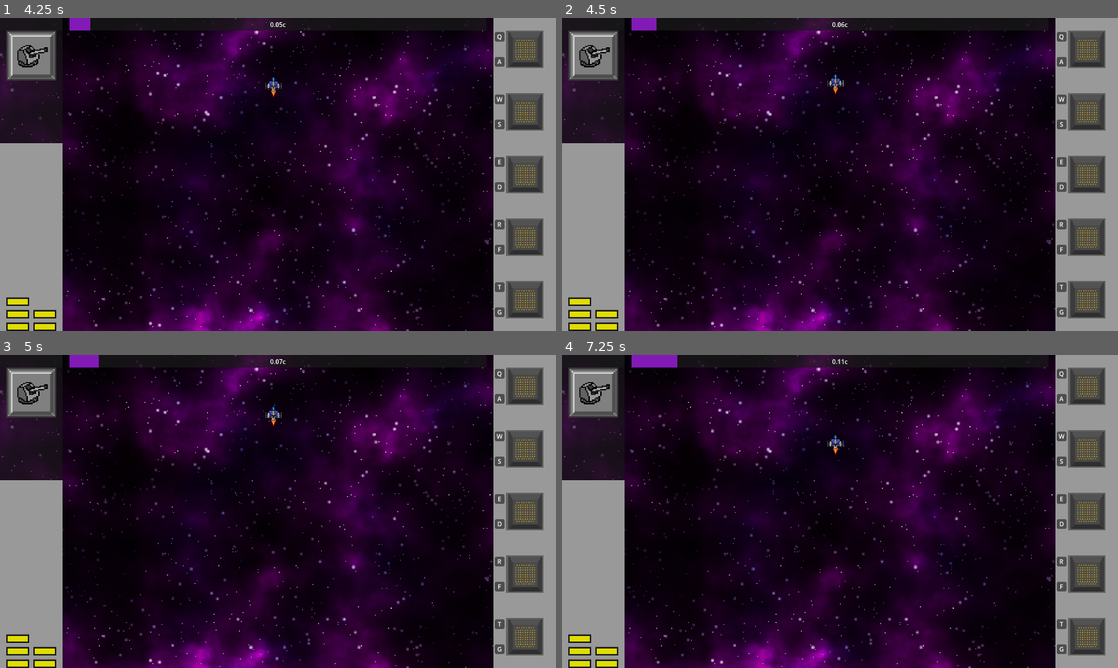
Above: before the commit, frames 1-4 (two rows, left to right).
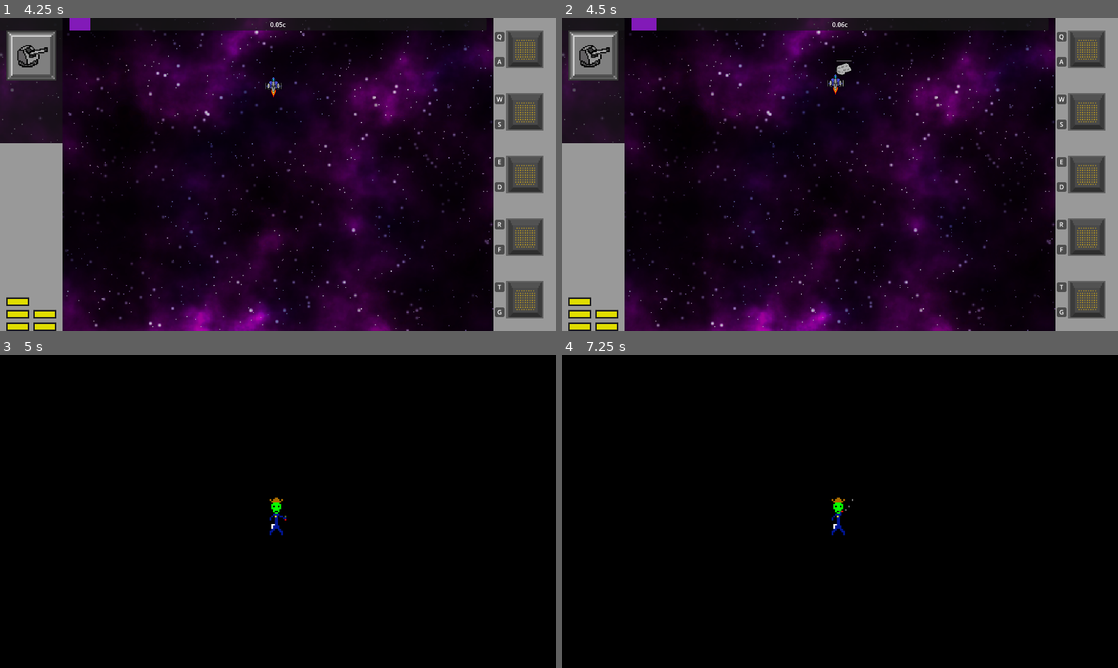
Above: after the commit, the same moments.

Repository: DigitsCodeCompendium/game.MJ198
Game: Godot game, scene res://scenes/title_screen/title_screen.tscn
Same seed, same stepped clock (60 frames per second), same inputs: the game is played once before the commit and once after it. The engine's default icon, where the game draws it, is replaced by a stand-in: a white triangle on a blue panel in a dark square.
Inputs (mouse positions are in pixels of both pictures, inside the frame that each line leads up to):
- Up to frame 1 (4.25 s): click "Start Game" at 0.5 s; click "Start Game" at 1.25 s; click (500, 36) at 2.02 s; click (500, 61) at 2.77 s; click (500, 36) at 3.52 s
- Up to frame 2 (4.5 s): click (1062, 61) at 4.27 s
- Up to frame 3 (5 s): no input
- Up to frame 4 (7.25 s): click (1062, 373) at 5.02 s; click (1062, 398) at 5.77 s; tap Enter at 6.5 s; move the mouse to (962, 495) at 6.52 s; press the mouse at (962, 495) at 6.53 s

Frame 1 is identical in both runs. In frame 2, less than 0.1% of the frame differs, in the area x 49-53%, y 13-19%; in frame 3, 59%; in frame 4, 59%, in the area x 0-100%, y 0-100%.
Error in both runs: Invalid access to property or key 'volume_music' on a base object of type 'Dictionary'. (res://scenes/player_options.gd:22)

Commit message:
death anims, updated drop table, speed module included now

Diff:
--- a/resources/enemy_spawn/asteroid_spawn.tres
+++ b/resources/enemy_spawn/asteroid_spawn.tres
@@ -20,9 +20,15 @@
 _data = [Vector2(0, 1), 0.0, 1.0, 0, 1, Vector2(1, 2), 1.0, 0.0, 1, 0]
 point_count = 2
 
+[sub_resource type="Curve" id="Curve_a3bpv"]
+_limits = [100.0, 200.0, 0.0, 3.0]
+_data = [Vector2(0, 100), 0.0, 0.0, 0, 0, Vector2(3, 200), 0.0, 0.0, 0, 0]
+point_count = 2
+
 [resource]
 script = ExtResource("2_5t86p")
 asteroid_scenes = Array[PackedScene]([ExtResource("1_366da"), ExtResource("2_ryrru"), ExtResource("3_a3bpv"), ExtResource("4_t8ix5"), ExtResource("5_x6h57"), ExtResource("6_0xrre"), ExtResource("7_3ljpl"), ExtResource("8_ollxh")])
+vertical_speed_curve = SubResource("Curve_a3bpv")
 min_scale_curve = SubResource("Curve_ryrru")
 max_scale_curve = SubResource("Curve_366da")
 metadata/_custom_type_script = "uid://b4rcup02wd1hy"
--- a/resources/pickups/asteroid_drop_table.tres
+++ b/resources/pickups/asteroid_drop_table.tres
@@ -19,6 +19,7 @@
 [ext_resource type="Resource" uid="uid://eiagn6iioe67" path="res://resources/modules/projectiles_module.tres" id="17_yq24y"]
 [ext_resource type="Resource" uid="uid://c0i3lu7iqnbw8" path="res://resources/modules/peircing_module_1.tres" id="18_oboha"]
 [ext_resource type="Resource" uid="uid://bm2m052eus4an" path="res://resources/weapons/player/player_laser.tres" id="19_o0bre"]
+[ext_resource type="Resource" uid="uid://v85pwhlifr3v" path="res://resources/modules/velocity_module_1.tres" id="20_q55ky"]
 
 [sub_resource type="Resource" id="Resource_ftebs"]
 script = ExtResource("5_fhf8e")
@@ -90,23 +91,29 @@
 weapon = ExtResource("19_o0bre")
 metadata/_custom_type_script = "uid://dh634rqw5sh5y"
 
+[sub_resource type="Resource" id="Resource_yq24y"]
+script = ExtResource("5_fhf8e")
+module = ExtResource("20_q55ky")
+metadata/_custom_type_script = "uid://cc7vsq5nveskd"
+
 [resource]
 script = ExtResource("2_bsrxx")
 weights = Dictionary[ExtResource("1_qrb3g"), float]({
 null: 40.0,
-ExtResource("3_2ehe6"): 20.0,
+SubResource("Resource_yq24y"): 20.0,
+SubResource("Resource_q55ky"): 20.0,
+SubResource("Resource_0dqbr"): 20.0,
+SubResource("Resource_f0qb2"): 20.0,
+SubResource("Resource_xub0e"): 20.0,
+SubResource("Resource_d08jt"): 20.0,
+SubResource("Resource_mjbwv"): 20.0,
+SubResource("Resource_iwep5"): 20.0,
+SubResource("Resource_hj3tc"): 20.0,
+SubResource("Resource_0lytd"): 20.0,
+SubResource("Resource_e8rf3"): 20.0,
+SubResource("Resource_q852r"): 20.0,
+SubResource("Resource_fhf8e"): 20.0,
+SubResource("Resource_6ulkq"): 20.0,
 SubResource("Resource_ftebs"): 20.0,
-SubResource("Resource_6ulkq"): 20.0,
-SubResource("Resource_fhf8e"): 20.0,
-SubResource("Resource_q852r"): 20.0,
-SubResource("Resource_e8rf3"): 20.0,
-SubResource("Resource_0lytd"): 20.0,
-SubResource("Resource_hj3tc"): 20.0,
-SubResource("Resource_iwep5"): 20.0,
-SubResource("Resource_mjbwv"): 20.0,
-SubResource("Resource_d08jt"): 20.0,
-SubResource("Resource_xub0e"): 20.0,
-SubResource("Resource_f0qb2"): 20.0,
-SubResource("Resource_0dqbr"): 20.0,
-SubResource("Resource_q55ky"): 20.0
+ExtResource("3_2ehe6"): 40.0
 })
--- a/scenes/enemies/cops/cop_cruiser/cop_cruiser.tscn
+++ b/scenes/enemies/cops/cop_cruiser/cop_cruiser.tscn
@@ -1,11 +1,13 @@
-[gd_scene load_steps=20 format=3 uid="uid://ovol6tu8w0mo"]
+[gd_scene load_steps=22 format=3 uid="uid://ovol6tu8w0mo"]
 
 [ext_resource type="Script" uid="uid://c7vmww7k1dblt" path="res://scenes/enemies/enemy_collision_area.gd" id="1_tp4mi"]
 [ext_resource type="Texture2D" uid="uid://b5rcmhasdurgk" path="res://assets/enemies/deathcruiserSprite-0030.png" id="2_f6c20"]
 [ext_resource type="Texture2D" uid="uid://btvfqj8lk25on" path="res://assets/enemies/Cop_Cruiser.png" id="2_ph437"]
 [ext_resource type="Script" uid="uid://c10pk6udhh4av" path="res://scenes/enemies/enemy_health.gd" id="3_f6c20"]
+[ext_resource type="Script" uid="uid://dasya1uaepfuu" path="res://scenes/systems/enemies/pickup_drop_source.gd" id="4_expjq"]
 [ext_resource type="PackedScene" uid="uid://bt83ghg2tyrgw" path="res://scenes/systems/weapons/weapon_system.tscn" id="5_expjq"]
 [ext_resource type="Script" uid="uid://dpx0buqvsgrne" path="res://scenes/systems/enemies/health_death.gd" id="5_f6c20"]
+[ext_resource type="Resource" uid="uid://f6x6m4dqec2" path="res://resources/pickups/asteroid_drop_table.tres" id="5_yhwmg"]
 [ext_resource type="AudioStream" uid="uid://c81xn3o73s1cs" path="res://assets/sound_effects/enemy hit.mp3" id="6_f6c20"]
 [ext_resource type="Resource" uid="uid://xvmoqltyqyy8" path="res://resources/weapons/enemy/cop/cop_cruiser_cannon.tres" id="8_f6c20"]
 [ext_resource type="Script" uid="uid://c3niecotneg53" path="res://scenes/systems/enemies/ai/shoot_at_player_ai.gd" id="9_f6c20"]
@@ -106,6 +108,8 @@
 polygon = PackedVector2Array(0, -58, 2, -57, 6, -49, 13, -15, 17, -5, 15, 3, 16, 30, 29, 44, 27, 62, -27, 62, -29, 45, -16, 30, -16, 4, -17, -4, -12, -16, -6, -49, -2, -57)
 
 [node name="PickupDropSource" type="Node2D" parent="."]
+script = ExtResource("4_expjq")
+drop_table = ExtResource("5_yhwmg")
 
 [node name="Health" type="Node" parent="." node_paths=PackedStringArray("health_bar")]
 script = ExtResource("3_f6c20")
--- a/scenes/enemies/cops/cop_fighter/cop_fighter.tscn
+++ b/scenes/enemies/cops/cop_fighter/cop_fighter.tscn
@@ -7,6 +7,8 @@
 [ext_resource type="Script" uid="uid://c10pk6udhh4av" path="res://scenes/enemies/enemy_health.gd" id="2_wdn6e"]
 [ext_resource type="Resource" uid="uid://bc11d30co7hp2" path="res://resources/weapons/enemy/cop/cop_fighter_laser.tres" id="3_wdn6e"]
 [ext_resource type="Script" uid="uid://ba7c7pypi756b" path="res://scenes/systems/enemies/ai/hit_run_ai.gd" id="4_cdl2y"]
+[ext_resource type="Script" uid="uid://dasya1uaepfuu" path="res://scenes/systems/enemies/pickup_drop_source.gd" id="4_jp41b"]
+[ext_resource type="Resource" uid="uid://f6x6m4dqec2" path="res://resources/pickups/asteroid_drop_table.tres" id="5_5pkkn"]
 [ext_resource type="Script" uid="uid://dpx0buqvsgrne" path="res://scenes/systems/enemies/health_death.gd" id="5_erfpo"]
 [ext_resource type="AudioStream" uid="uid://c81xn3o73s1cs" path="res://assets/sound_effects/enemy hit.mp3" id="7_erfpo"]
 
@@ -100,10 +102,13 @@
 autoplay = "default"
 
 [node name="PickupDropSource" type="Node2D" parent="."]
+script = ExtResource("4_jp41b")
+drop_table = ExtResource("5_5pkkn")
 
 [node name="Health" type="Node" parent="." node_paths=PackedStringArray("health_bar")]
 script = ExtResource("2_wdn6e")
 health_bar = NodePath("../HealthBar")
+max_health = 20.0
 
 [node name="HealthDeath" type="Node" parent="." node_paths=PackedStringArray("health", "animated_sprite")]
 script = ExtResource("5_erfpo")
--- a/scenes/enemies/cops/cop_frigate/cop_frigate.tscn
+++ b/scenes/enemies/cops/cop_frigate/cop_frigate.tscn
@@ -1,18 +1,29 @@
-[gd_scene load_steps=16 format=3 uid="uid://b0a184ge5c42w"]
+[gd_scene load_steps=21 format=3 uid="uid://b0a184ge5c42w"]
 
 [ext_resource type="Script" uid="uid://c7vmww7k1dblt" path="res://scenes/enemies/enemy_collision_area.gd" id="1_8garn"]
+[ext_resource type="Texture2D" uid="uid://cki8wxwsf1pv3" path="res://assets/enemies/death animations/FrigateDeath.png" id="2_tuuf2"]
 [ext_resource type="Texture2D" uid="uid://na61ghi50c0a" path="res://assets/enemies/cop_frigate.png" id="2_xyteu"]
+[ext_resource type="Script" uid="uid://dasya1uaepfuu" path="res://scenes/systems/enemies/pickup_drop_source.gd" id="4_54hoa"]
 [ext_resource type="Script" uid="uid://c10pk6udhh4av" path="res://scenes/enemies/enemy_health.gd" id="4_vwxvl"]
 [ext_resource type="AudioStream" uid="uid://c81xn3o73s1cs" path="res://assets/sound_effects/enemy hit.mp3" id="5_8garn"]
 [ext_resource type="Script" uid="uid://dpx0buqvsgrne" path="res://scenes/systems/enemies/health_death.gd" id="5_54hoa"]
+[ext_resource type="Resource" uid="uid://f6x6m4dqec2" path="res://resources/pickups/asteroid_drop_table.tres" id="5_x6sqs"]
 [ext_resource type="PackedScene" uid="uid://bt83ghg2tyrgw" path="res://scenes/systems/weapons/weapon_system.tscn" id="7_acj8j"]
 [ext_resource type="Resource" uid="uid://dmketgbl0purl" path="res://resources/weapons/enemy/cop/cop_frigate_cannon.tres" id="7_xyteu"]
 [ext_resource type="Resource" uid="uid://c6u3qlpg1gsqu" path="res://resources/weapons/enemy/cop/cop_frigate_strafe_cannon.tres" id="8_8garn"]
 [ext_resource type="Script" uid="uid://b6af6jnnlxjh4" path="res://scenes/systems/enemies/ai/cop_frigate_ai.gd" id="8_xyteu"]
 
-[sub_resource type="AtlasTexture" id="AtlasTexture_8garn"]
-atlas = ExtResource("2_xyteu")
-region = Rect2(0, 0, 64, 75)
+[sub_resource type="AtlasTexture" id="AtlasTexture_54hoa"]
+atlas = ExtResource("2_tuuf2")
+region = Rect2(0, 0, 65, 75)
+
+[sub_resource type="AtlasTexture" id="AtlasTexture_x6sqs"]
+atlas = ExtResource("2_tuuf2")
+region = Rect2(65, 0, 65, 75)
+
+[sub_resource type="AtlasTexture" id="AtlasTexture_acj8j"]
+atlas = ExtResource("2_tuuf2")
+region = Rect2(130, 0, 65, 75)
 
 [sub_resource type="AtlasTexture" id="AtlasTexture_tuuf2"]
 atlas = ExtResource("2_xyteu")
@@ -30,7 +41,13 @@
 animations = [{
 "frames": [{
 "duration": 1.0,
-"texture": SubResource("AtlasTexture_8garn")
+"texture": SubResource("AtlasTexture_54hoa")
+}, {
+"duration": 1.0,
+"texture": SubResource("AtlasTexture_x6sqs")
+}, {
+"duration": 1.0,
+"texture": SubResource("AtlasTexture_acj8j")
 }],
 "loop": false,
 "name": &"death",
@@ -79,6 +96,8 @@
 polygon = PackedVector2Array(0, -32, 16, -16, 30, 31, -30, 31, -16, -16)
 
 [node name="PickupDropSource" type="Node2D" parent="."]
+script = ExtResource("4_54hoa")
+drop_table = ExtResource("5_x6sqs")
 
 [node name="Health" type="Node" parent="." node_paths=PackedStringArray("health_bar")]
 script = ExtResource("4_vwxvl")
@@ -89,6 +108,7 @@
 script = ExtResource("5_54hoa")
 health = NodePath("../Health")
 animated_sprite = NodePath("../Area2D/AnimatedSprite2D")
+fade_away_time = 1.0
 
 [node name="HealthBar" type="ProgressBar" parent="."]
 offset_left = -25.0
--- a/scenes/pickups/pickup.tscn
+++ b/scenes/pickups/pickup.tscn
@@ -8,11 +8,6 @@
 [node name="Pickup" type="Area2D" groups=["pickup"]]
 script = ExtResource("1_p3l0o")
 
-[node name="Sprite2D" type="Sprite2D" parent="."]
-position = Vector2(-6.16312e-05, -0.03125167)
-scale = Vector2(0.07812597, 0.0786133)
-texture = ExtResource("3_0oso7")
-
 [node name="Icon" type="Sprite2D" parent="."]
 texture = ExtResource("3_0oso7")
 
--- a/scenes/player/player.gd
+++ b/scenes/player/player.gd
@@ -11,7 +11,7 @@
 
 # Called when the node enters the scene tree for the first time.
 func _ready() -> void:
-	Input.mouse_mode = Input.MOUSE_MODE_CONFINED
+	#Input.mouse_mode = Input.MOUSE_MODE_CONFINED
 
 	connect("area_entered", _on_player_collide)
 	UiEventBus.connect("module_pending_added",_on_module_picked_up)
@@ -28,10 +28,10 @@
 
 # Called every frame. 'delta' is the elapsed time since the previous frame.
 func _process(delta: float) -> void:
-	if Input.is_action_just_pressed("escape"):
-		Input.mouse_mode = Input.MOUSE_MODE_VISIBLE
-	elif Input.is_action_just_pressed("shoot"):
-		Input.mouse_mode = Input.MOUSE_MODE_CONFINED
+	#if Input.is_action_just_pressed("escape"):
+	#	Input.mouse_mode = Input.MOUSE_MODE_VISIBLE
+	#elif Input.is_action_just_pressed("shoot"):
+	#	Input.mouse_mode = Input.MOUSE_MODE_CONFINED
 
 	var velocity = Vector2(0, 0)
 	var mouse_pos = get_viewport().get_mouse_position()
@@ -44,8 +44,8 @@
 	velocity = (difference.normalized()*speed*delta*speed_mod)
 	velocity = velocity.limit_length(max_speed)
 
-	if Input.mouse_mode == Input.MOUSE_MODE_CONFINED:
-		position += velocity
+	#if Input.mouse_mode == Input.MOUSE_MODE_CONFINED:
+	position += velocity
 	var margins = get_parent().playable_margins
 	#Clamp player to the screen
 	position.x = clamp(position.x,margins,get_viewport().size.x-margins)
--- a/scenes/player/player.tscn
+++ b/scenes/player/player.tscn
@@ -1,11 +1,10 @@
-[gd_scene load_steps=18 format=3 uid="uid://cng1hdh4kuxrw"]
+[gd_scene load_steps=17 format=3 uid="uid://cng1hdh4kuxrw"]
 
 [ext_resource type="Script" uid="uid://bvnk4w5l7f20d" path="res://scenes/player/player.gd" id="1_3vyb7"]
 [ext_resource type="PackedScene" uid="uid://b0hpmch812els" path="res://scenes/player/player_visual.tscn" id="2_y4r1p"]
 [ext_resource type="PackedScene" uid="uid://bt83ghg2tyrgw" path="res://scenes/systems/weapons/weapon_system.tscn" id="3_dqkch"]
 [ext_resource type="PackedScene" uid="uid://cfr6dshc1ngsh" path="res://scenes/systems/weapons/cannon/basic_bullet.tscn" id="4_gx1jg"]
 [ext_resource type="PackedScene" uid="uid://b5k51vab0hjpc" path="res://scenes/systems/modules/module_system.tscn" id="4_qlg0r"]
-[ext_resource type="PackedScene" uid="uid://cu184tdsc4rkj" path="res://scenes/systems/weapons/cannon/spent_casing.tscn" id="5_fcs02"]
 [ext_resource type="PackedScene" uid="uid://ckkccjr144hjs" path="res://scenes/systems/power/power_system.tscn" id="5_qlg0r"]
 [ext_resource type="Script" uid="uid://ci7we2a0ieoim" path="res://scenes/systems/weapons/cannon/cannon_weapon.gd" id="5_smehm"]
 [ext_resource type="PackedScene" uid="uid://n8vo022raq7l" path="res://scenes/player/weapon_insertion_system.tscn" id="6_fm80t"]
@@ -68,6 +67,6 @@
 
 [node name="SFX_EngineRunning" type="AudioStreamPlayer" parent="SoundEffects"]
 stream = ExtResource("13_gx1jg")
-volume_db = 1.0
+volume_db = 0.68
 autoplay = true
 parameters/looping = true
Binary file added: assets/enemies/death animations/FrigateDeath.png
Not shown, added: assets/enemies/death animations/FrigateDeath.png.import
Binary file added: assets/enemies/death animations/deathfightercop7.png
Not shown, added: assets/enemies/death animations/deathfightercop7.png.import
Not shown, changed: export_presets.cfg
Not shown: 1 places in resources/enemy_spawn/asteroid_spawn.tres that only renumber resources
Not shown: 1 places in resources/enemy_spawn/enemy_spawn.tres that only renumber resources
Not shown: 1 places in resources/pickups/asteroid_drop_table.tres that only renumber resources
Not shown: 1 places in scenes/enemies/cops/cop_fighter/cop_fighter.tscn that only renumber resources
Not shown: 2 places in scenes/game.tscn that only renumber resources
Not shown: 1 places in scenes/title_screen/title_screen.tscn that only renumber resources
